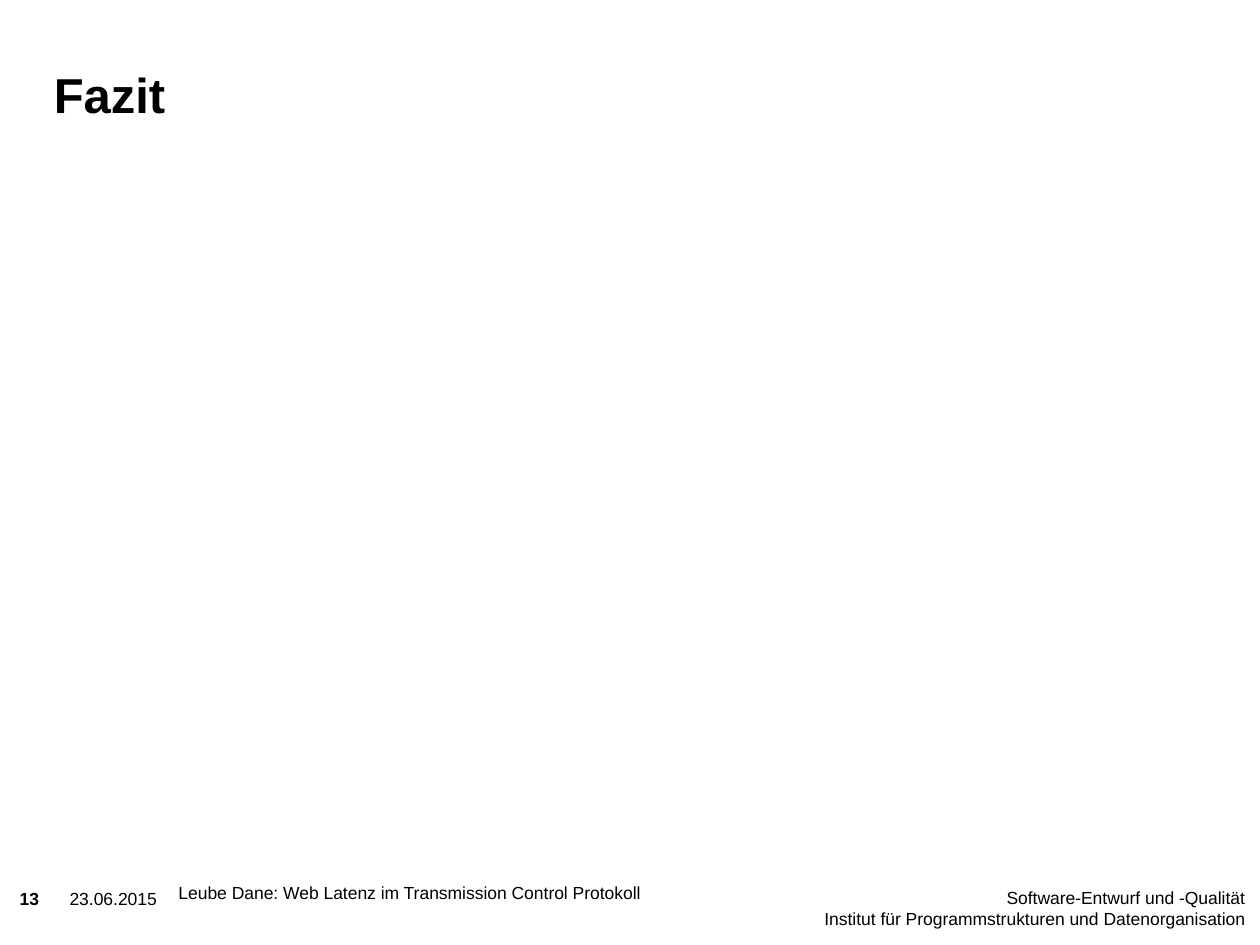
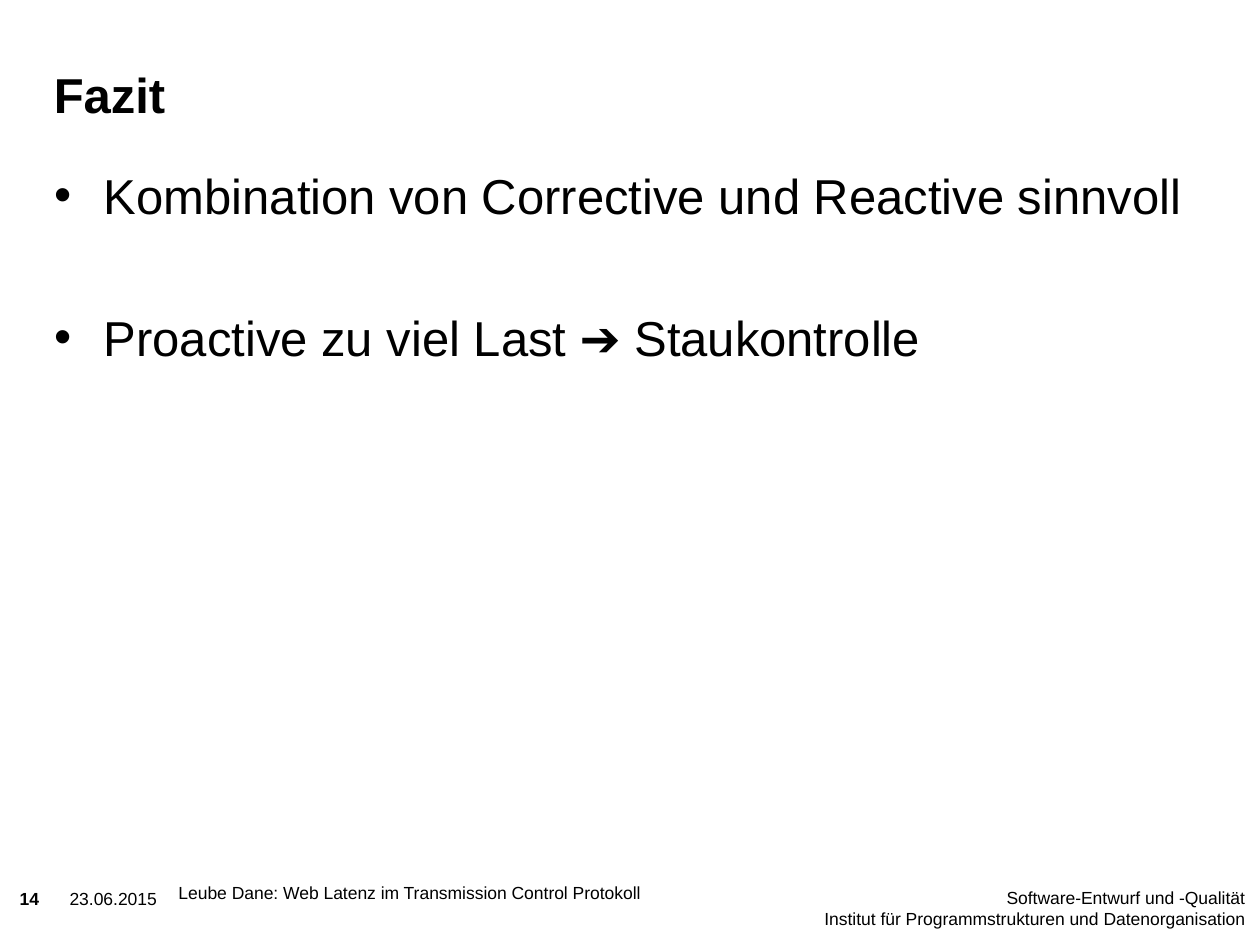
Before and after one commit to holzleube/hotTopics, a slide deck: slide 14 of Vortrag/Vortrag.pptx (slide 13 before the commit). Drawn at 1260x945 pixels with LibreOffice and Linux fonts; fonts in the diff are those of the drawing; background and template pictures are left out. Boxes give left, top, right and bottom in pixels: in the first picture for what was removed or moved away, otherwise in the second. Text is boxed around its words. In the diff, an @@ line names an element or a change of style, - is before the commit and + after.

```diff
--- a/Vortrag/Vortrag.pptx
+++ b/Vortrag/Vortrag.pptx
@@ text added at bbox=[104, 178, 1181, 357], 28 pt, text #000000 @@
+• Kombination von Corrective und Reactive sinnvoll
+• Proactive zu viel Last ➔ Staukontrolle
@@ page number at bbox=[20, 893, 39, 905]: text changed @@
-13
+14
```
Also in this commit, not shown: 10 other slides changed, 1 slide added, 3 other files.
